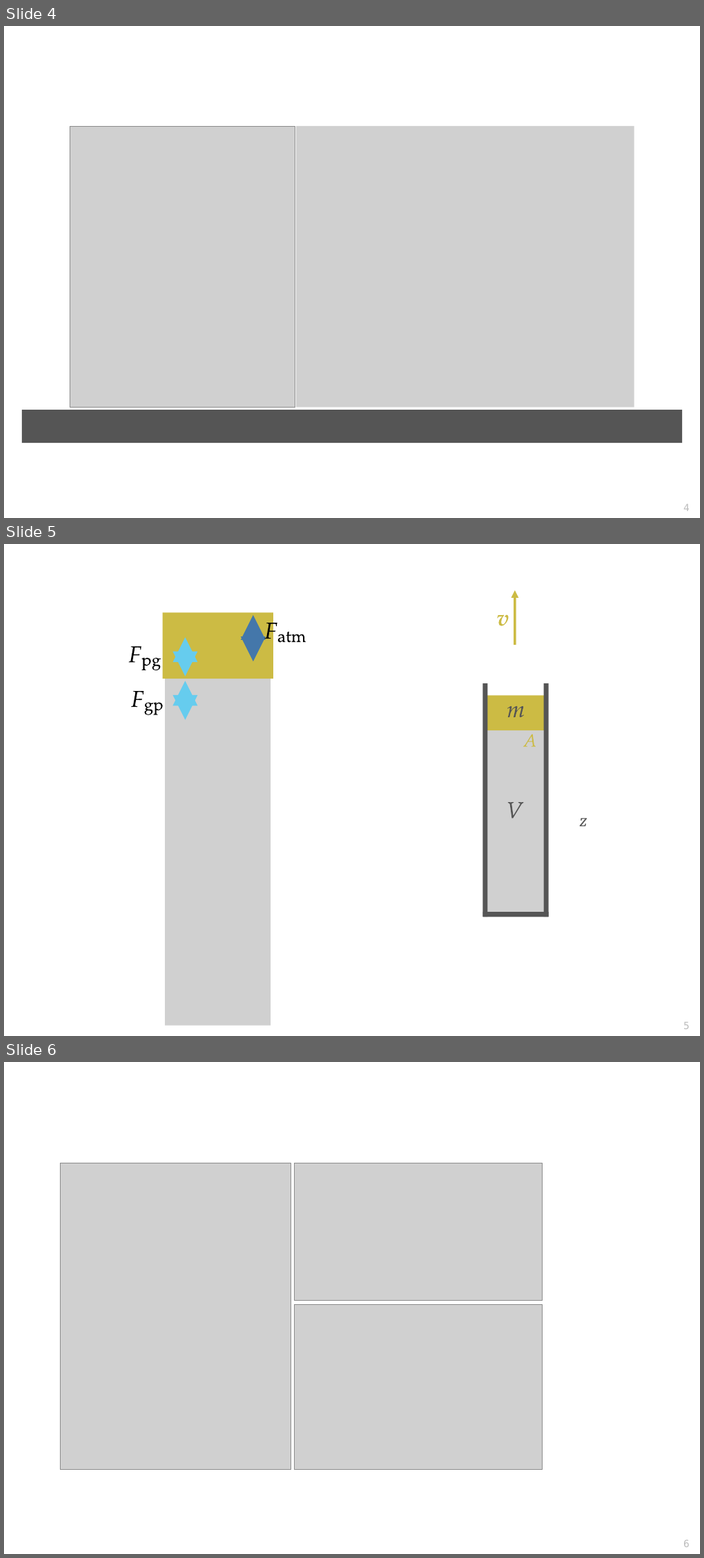
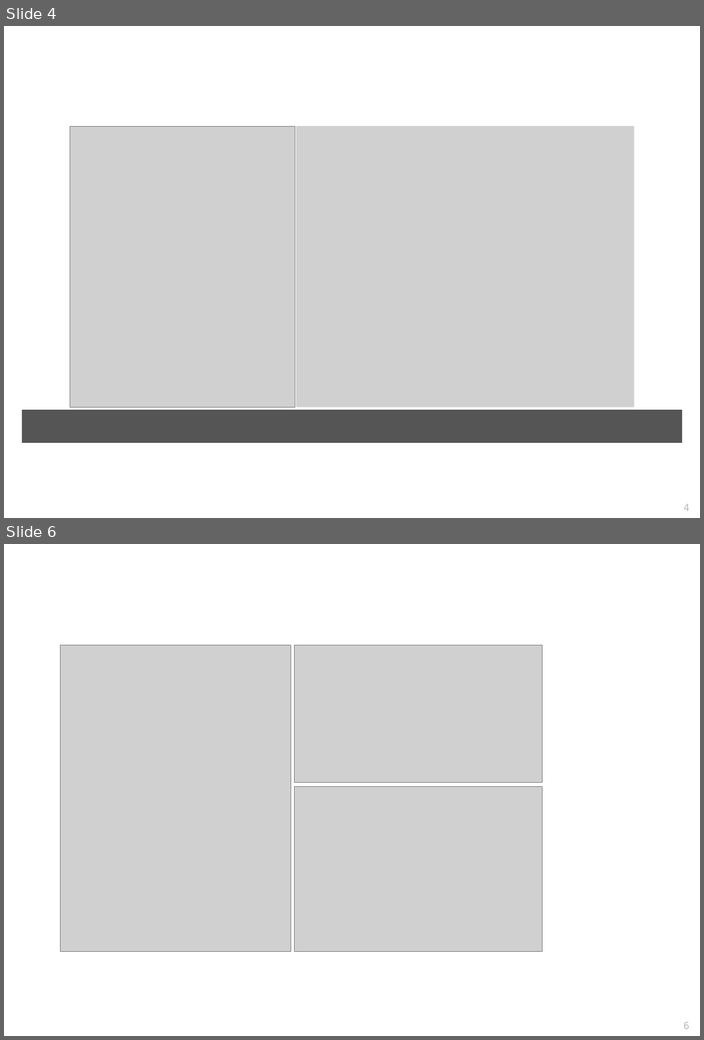
Before and after one commit to pglpm/7wonders, a slide deck: images/drawings.odp. Shown one above the other, each under a label of ours: slides 4, 5 and 6 before the commit, slides 4 and 6 after it; the slides between them are not shown. The pictures are 704x1558 and 704x1040 pixels, drawn with LibreOffice and Linux fonts; fonts in the diff are those of the drawing; grey boxes stand for pictures. Boxes give left, top, right and bottom in pixels: in the first picture for what was removed or moved away, otherwise in the second. Text is boxed around its words. In the diff, an @@ line names an element or a change of style, - is before the commit and + after.

```diff
--- a/images/drawings.odp
+++ b/images/drawings.odp
@@ slide 5 removed at (x1=4, y1=544, x2=700, y2=1036), background #FFFFFF; not listed: 1 template element that a slide beside it also shows @@
@@ arrow removed from (515, 645) to (515, 590) @@
@@ rectangle removed at (x1=162, y1=612, x2=273, y2=679) @@
@@ double arrow removed from (253, 615) to (253, 661) @@
@@ freeform shape removed at (x1=497, y1=615, x2=508, y2=626) @@
@@ freeform shape removed at (x1=129, y1=646, x2=141, y2=663) @@
@@ double arrow removed from (185, 676) to (185, 637) @@
@@ group removed at (x1=265, y1=623, x2=306, y2=643): 4 freeform shapes @@
@@ freeform shape removed at (x1=141, y1=658, x2=150, y2=670) @@
@@ freeform shape removed at (x1=152, y1=658, x2=161, y2=670) @@
@@ picture removed at (x1=165, y1=678, x2=270, y2=1026) @@
@@ double arrow removed from (185, 681) to (185, 719) @@
@@ line removed from (485, 683) to (485, 917) @@
@@ line removed from (546, 683) to (546, 917) @@
@@ freeform shape removed at (x1=132, y1=691, x2=144, y2=707) @@
@@ freeform shape removed at (x1=144, y1=702, x2=153, y2=714) @@
@@ freeform shape removed at (x1=153, y1=702, x2=162, y2=714) @@
@@ rectangle removed at (x1=486, y1=695, x2=544, y2=730) @@
@@ freeform shape removed at (x1=507, y1=706, x2=524, y2=717) @@
@@ picture removed at (x1=488, y1=730, x2=544, y2=915) @@
@@ freeform shape removed at (x1=523, y1=734, x2=535, y2=747) @@
@@ freeform shape removed at (x1=508, y1=802, x2=524, y2=819) @@
@@ text removed at (x1=579, y1=818, x2=587, y2=826) @@
-z
@@ line removed from (482, 914) to (548, 914) @@
```
Also in this commit, not shown: 9 slides changed, 1 slide added, 4 other files.
